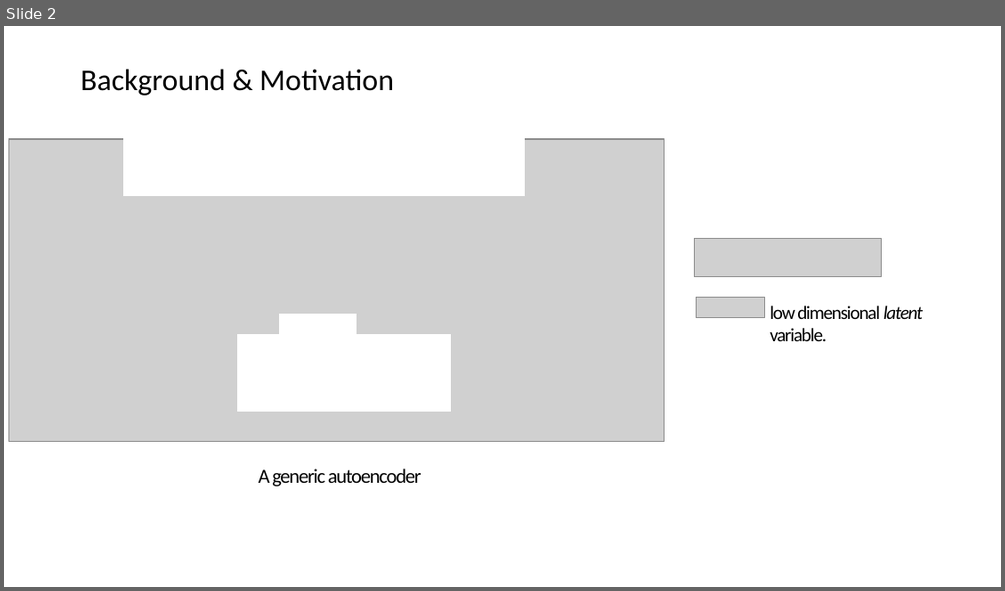
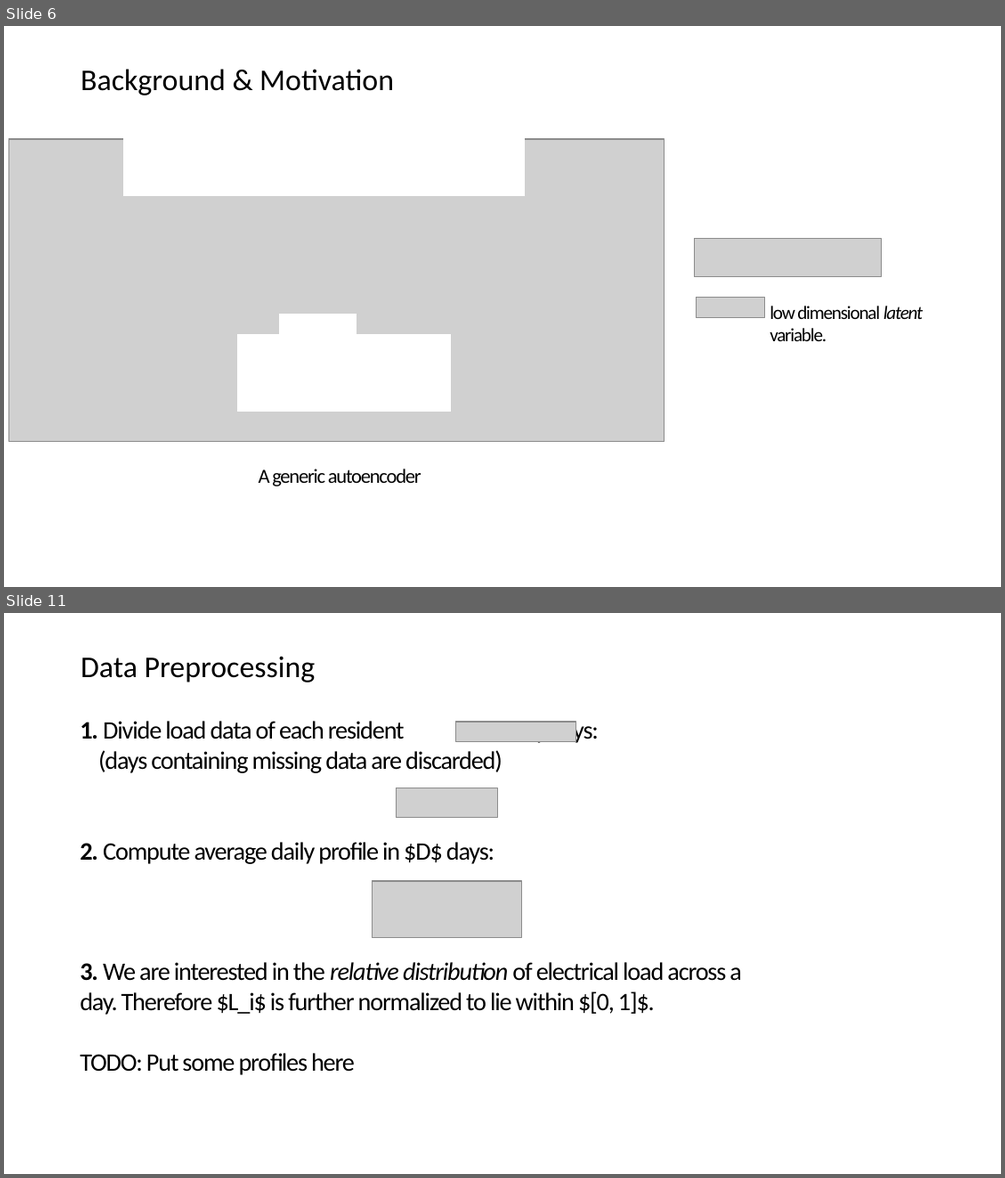
Before and after one commit to Depersonalizc/daily-load-clustering, a slide deck: presentation.pptx. Shown one above the other, each under a label of ours: slide 2 before the commit, slides 6 and 11 after it; the slides between them are not shown. The pictures are 1005x591 and 1005x1178 pixels, drawn with LibreOffice and Linux fonts; fonts in the diff are those of the drawing; grey boxes stand for pictures. Boxes give left, top, right and bottom in pixels: in the first picture for what was removed or moved away, otherwise in the second. Text is boxed around its words. In the diff, an @@ line names an element or a change of style, - is before the commit and + after.

```diff
--- a/presentation.pptx
+++ b/presentation.pptx
@@ slide 11 added at (4,613,1001,1174), background #FFFFFF @@
@@ text added at (81,656,316,682), 24 pt, text #000000 @@
+Data Preprocessing
@@ text added at (80,718,742,1075), 20 pt, text #000000 @@
+1. Divide load data of each resident by days:
+(days containing missing data are discarded)
+2. Compute average daily profile in $D$ days:
+3. We are interested in the relative distribution of electrical load across a day. Therefore $L_i$ is further normalized to lie within $[0, 1]$.
+TODO: Put some profiles here
@@ picture added at (456,722,576,741) @@
@@ picture added at (396,788,497,818) @@
@@ picture added at (372,881,522,937) @@
@@ what was slide 2 is now slide 6 @@
```
Also in this commit, not shown: 3 slides changed, 7 other slides added, 1 slide removed, 12 other files.
